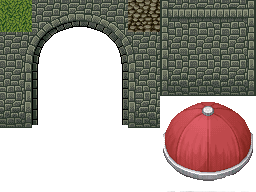
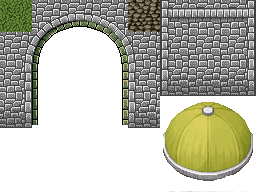
Comparing the layer stacks of the two (256, 192) images. Changes:
painted on "Pasted Layer #5" over bbox(163, 102, 253, 180)
painted on "Pasted Layer #3" over bbox(160, 32, 256, 96)
painted on "Pasted Layer #2" over bbox(160, 0, 256, 32)
added layer "Pasted Layer #6" above "Pasted Layer" over bbox(32, 20, 128, 125)
painted on "Pasted Layer" over bbox(0, 0, 160, 128)
